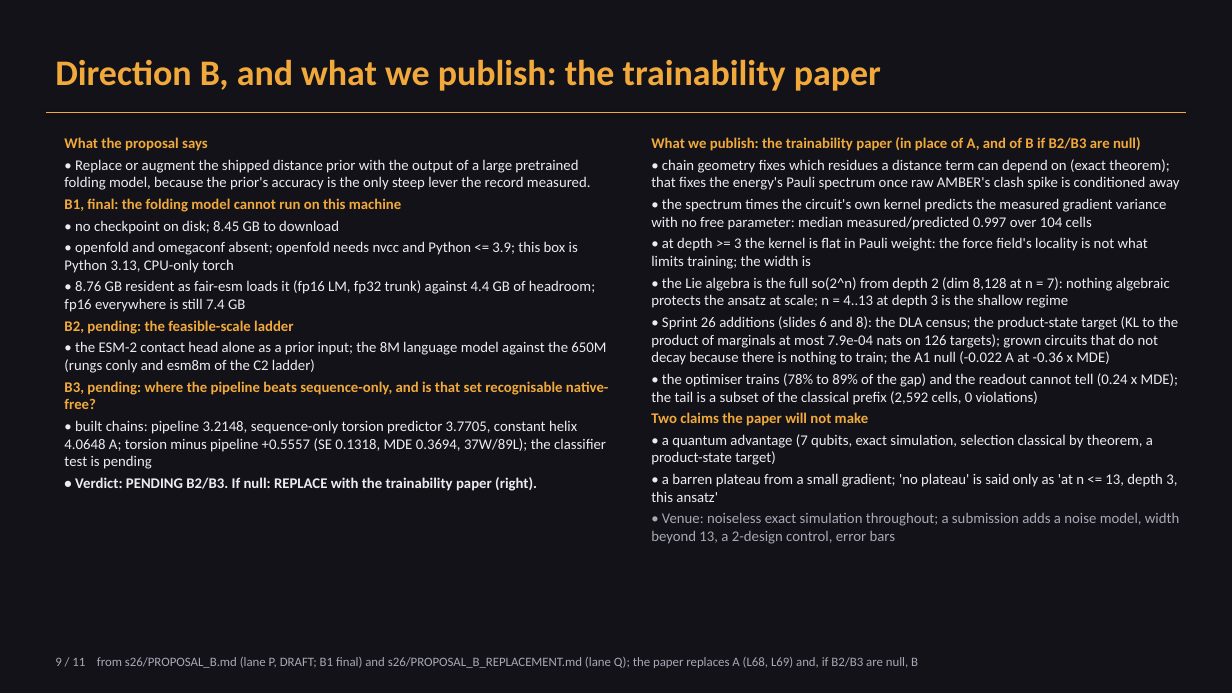
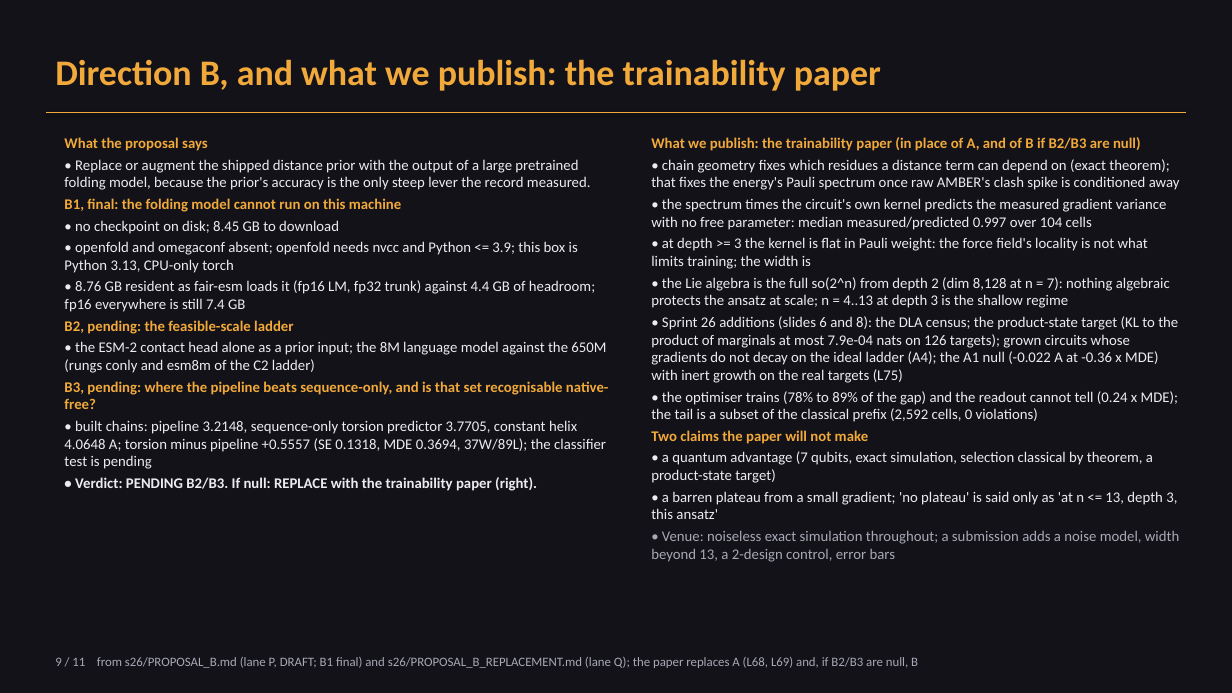
Before and after one commit to abe-narayan/cvar-vqe-protein-folding-v3, a slide deck: slide 9 of vqe_research_overview.pptx. Drawn at 1232x693 pixels with LibreOffice and Linux fonts; fonts in the diff are those of the drawing. Boxes give left, top, right and bottom in pixels: in the first picture for what was removed or moved away, otherwise in the second. Text is boxed around its words. In the diff, an @@ line names an element or a change of style, - is before the commit and + after.

```diff
--- a/vqe_research_overview.pptx
+++ b/vqe_research_overview.pptx
@@ text at [651,316,1178,383]: text changed @@
-• Sprint 26 additions (slides 6 and 8): the DLA census; the product-state target (KL to the product of marginals at most 7.9e-04 nats on 126 targets); grown circuits that do not decay because there is nothing to train; the A1 null (-0.022 A at -0.36 x MDE)
+• Sprint 26 additions (slides 6 and 8): the DLA census; the product-state target (KL to the product of marginals at most 7.9e-04 nats on 126 targets); grown circuits whose gradients do not decay on the ideal ladder (A4); the A1 null (-0.022 A at -0.36 x MDE) with inert growth on the real targets (L75)
```
Also in this commit, not shown: 1 other slide changed, 12 other files.
